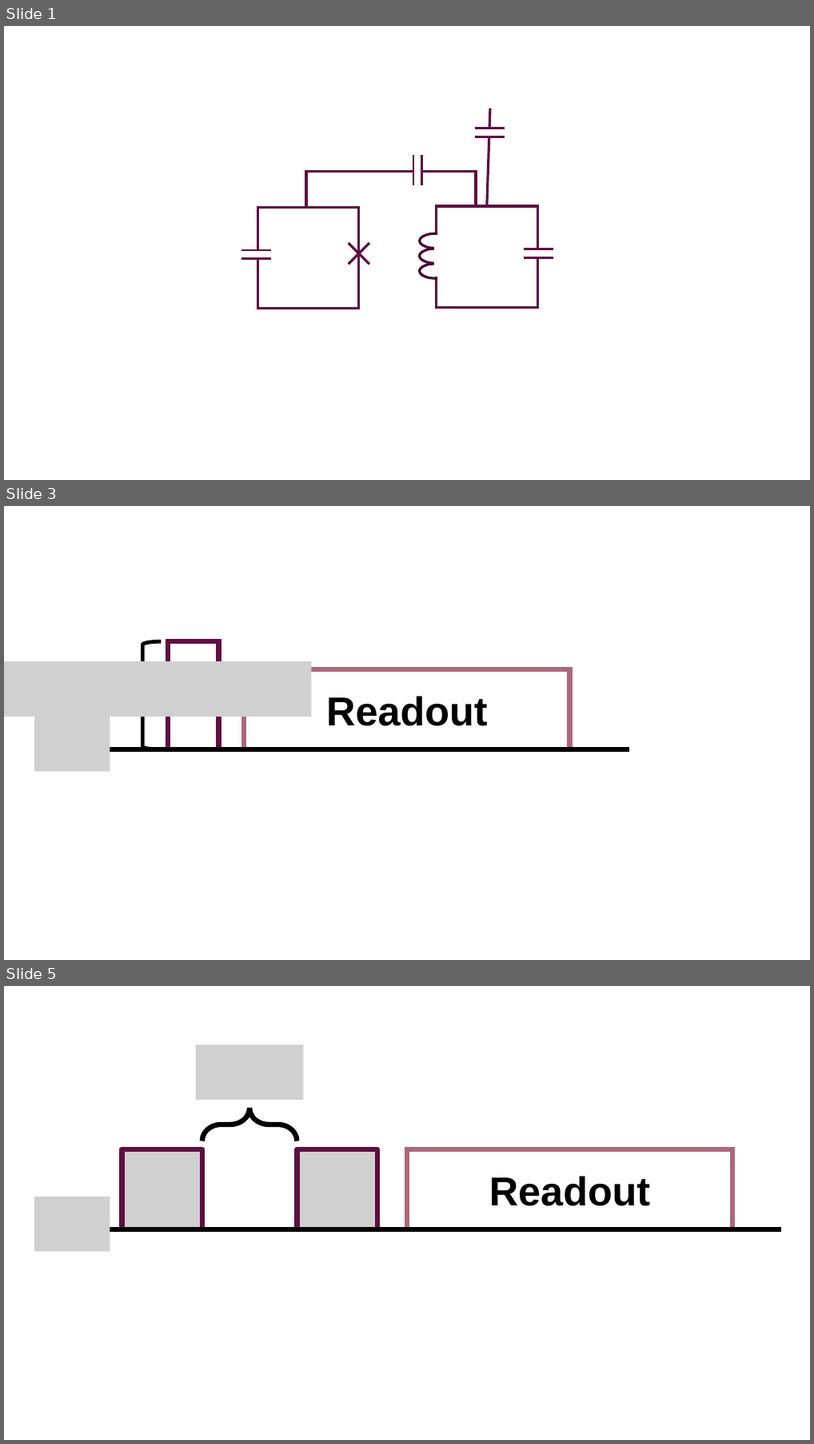
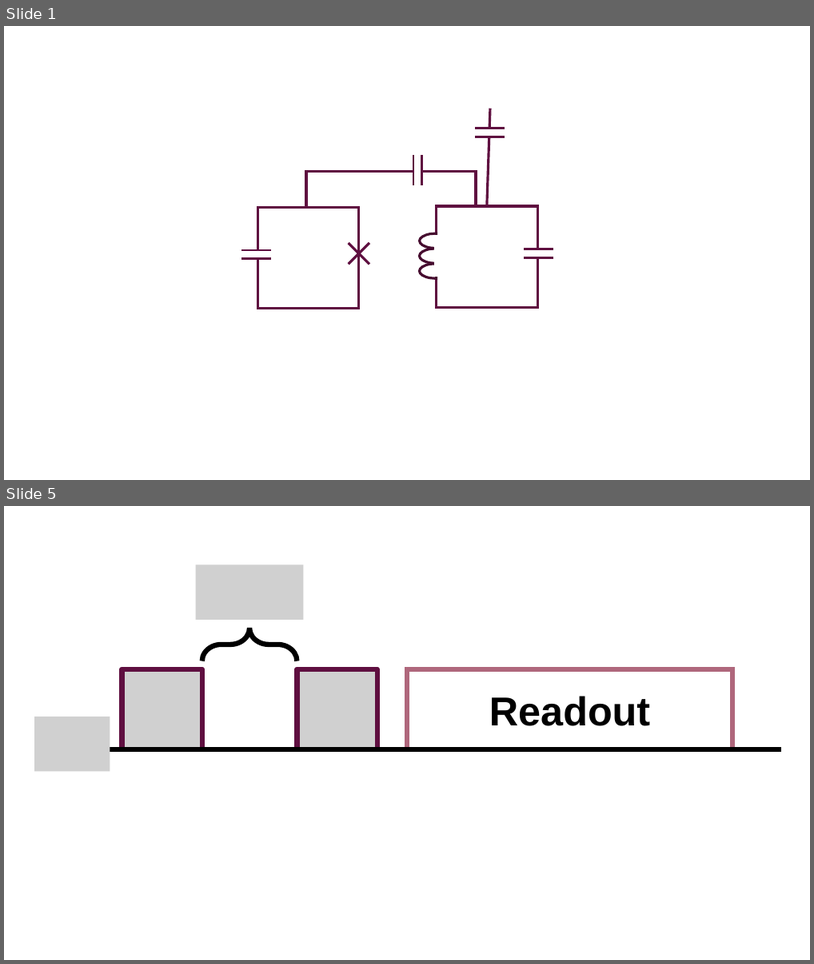
Before and after one commit to JohannSeverin/Master_Thesis, a slide deck: Figs/circuits.pptx. Shown one above the other, each under a label of ours: slides 1, 3 and 5 before the commit, slides 1 and 5 after it; the slides between them are not shown. The pictures are 814x1444 and 814x964 pixels, drawn with LibreOffice and Linux fonts; fonts in the diff are those of the drawing; grey boxes stand for pictures. Boxes give left, top, right and bottom in pixels: in the first picture for what was removed or moved away, otherwise in the second. Text is boxed around its words. In the diff, an @@ line names an element or a change of style, - is before the commit and + after.

```diff
--- a/Figs/circuits.pptx
+++ b/Figs/circuits.pptx
@@ slide 3 removed at bbox=[4, 506, 810, 960], background #FFFFFF @@
@@ right brace removed at bbox=[124, 641, 162, 749] @@
@@ rectangle removed at bbox=[168, 641, 218, 749] @@
@@ picture removed at bbox=[4, 661, 312, 716] @@
@@ rectangle removed at bbox=[244, 669, 570, 750] @@
-Readout
@@ picture removed at bbox=[34, 716, 110, 772] @@
@@ line removed from (105, 749) to (630, 749) @@
```
Also in this commit, not shown: 2 slides changed, 1 slide added, 37 other files.
